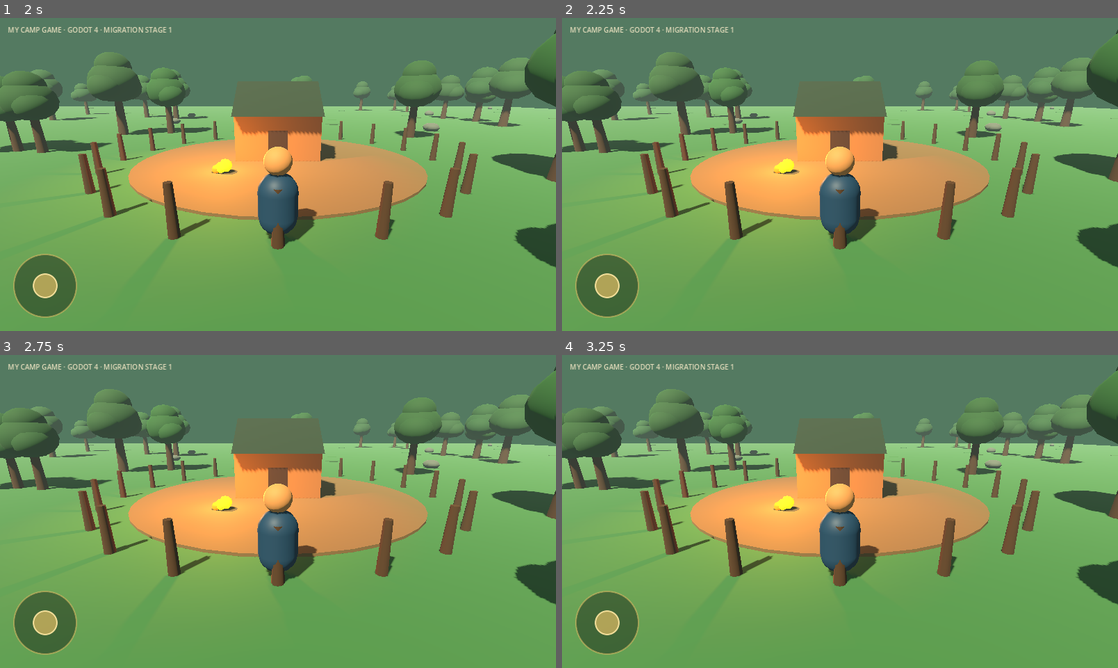
Above: before the commit, frames 1-4 (two rows, left to right).
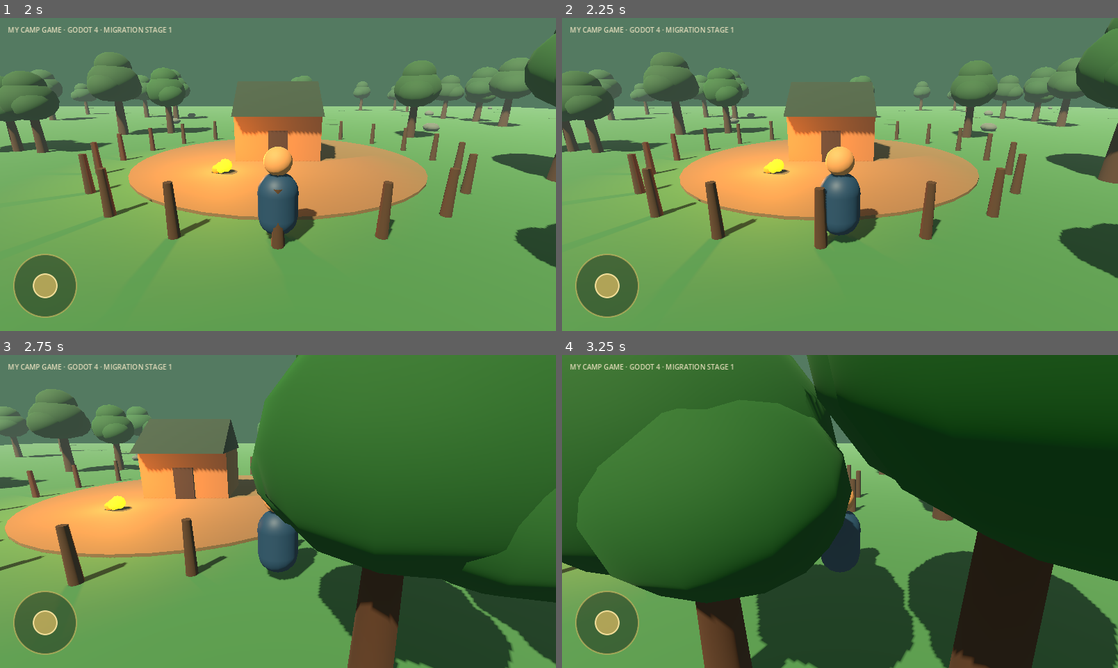
Above: after the commit, the same moments.

Repository: uniafing-ship-it/my-camp-game
Game: Godot game, scene res://scenes/Main.tscn
Same seed, same stepped clock (60 frames per second), same inputs: the game is played once before the commit and once after it.
Inputs (mouse positions are in pixels of both pictures, inside the frame that each line leads up to):
- Up to frame 1 (2 s): tap Enter at 0.5 s; drag from (44, 287) to (333, 105) at 0.52 s; drag from (166, 190) to (250, 237) at 1.27 s
- Up to frame 2 (2.25 s): tap Space at 2 s; move the mouse to (895, 105) at 2.02 s; hold D from 2.03 s (still down); hold Shift from 2.03 s (still down)
- Up to frame 3 (2.75 s): keep holding D; keep holding Shift
- Up to frame 4 (3.25 s): release D at 2.75 s; release Shift at 2.75 s; drag from (812, 574) to (673, 464) at 2.77 s

Frame 1 is identical in both runs. In frame 2, 12% of the frame differs, in the area x 0-100%, y 0-84%; in frame 3, 61%; in frame 4, 89%, in the area x 0-100%, y 0-100%.

Commit message:
godot: make desktop controls self-contained

Diff:
--- a/godot/scripts/player.gd
+++ b/godot/scripts/player.gd
@@ -18,7 +18,14 @@
 	_yaw = rotation.y
 
 func _physics_process(delta: float) -> void:
-	var input_vec := Input.get_vector("move_left", "move_right", "move_forward", "move_back")
+	var input_vec := Vector2.ZERO
+	if Input.is_key_pressed(KEY_A) or Input.is_key_pressed(KEY_LEFT): input_vec.x -= 1.0
+	if Input.is_key_pressed(KEY_D) or Input.is_key_pressed(KEY_RIGHT): input_vec.x += 1.0
+	if Input.is_key_pressed(KEY_W) or Input.is_key_pressed(KEY_UP): input_vec.y -= 1.0
+	if Input.is_key_pressed(KEY_S) or Input.is_key_pressed(KEY_DOWN): input_vec.y += 1.0
+	if input_vec.length() > 1.0:
+		input_vec = input_vec.normalized()
+
 	if _joystick and _joystick.has_method("get_vector"):
 		var mobile_vec: Vector2 = _joystick.get_vector()
 		if mobile_vec.length() > input_vec.length():
@@ -35,11 +42,12 @@
 		forward = forward.normalized()
 		right = right.normalized()
 
-	var desired_dir := (right * input_vec.x + forward * -input_vec.y)
+	var desired_dir := right * input_vec.x + forward * -input_vec.y
 	if desired_dir.length_squared() > 1.0:
 		desired_dir = desired_dir.normalized()
 
-	var target_speed := sprint_speed if Input.is_action_pressed("sprint") else move_speed
+	var sprinting := Input.is_key_pressed(KEY_SHIFT)
+	var target_speed := sprint_speed if sprinting else move_speed
 	var target_velocity := desired_dir * target_speed
 	velocity.x = move_toward(velocity.x, target_velocity.x, acceleration * delta)
 	velocity.z = move_toward(velocity.z, target_velocity.z, acceleration * delta)
